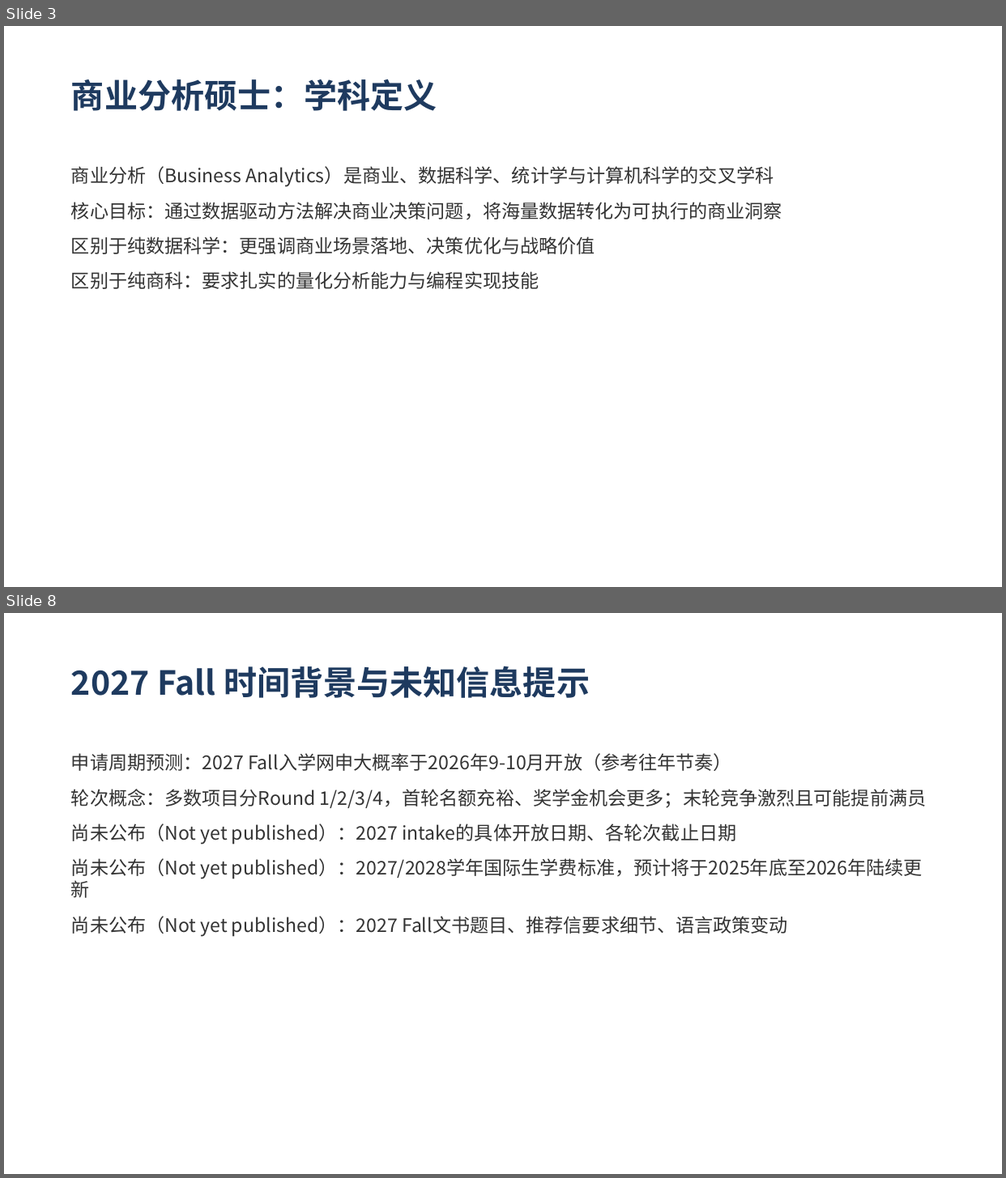
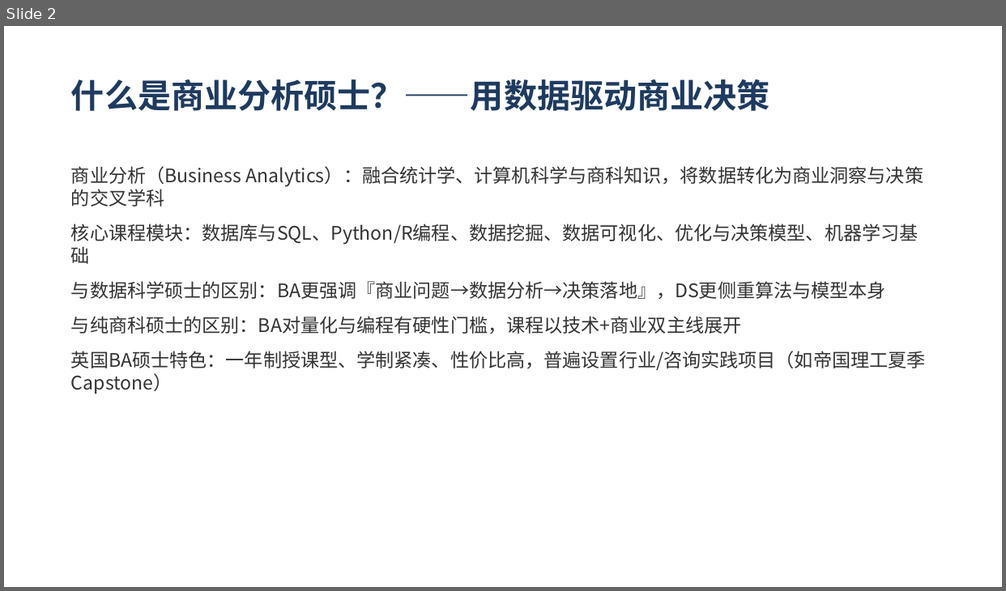
Before and after one commit to SunJenry/PPT_Generator, a slide deck: demo/demo1.pptx. Shown one above the other, each under a label of ours: slides 3 and 8 before the commit, slide 2 after it; the slides between them are not shown. The pictures are 1006x1178 and 1006x591 pixels, drawn with LibreOffice and Linux fonts; fonts in the diff are those of the drawing. Boxes give left, top, right and bottom in pixels: in the first picture for what was removed or moved away, otherwise in the second. Text is boxed around its words. In the diff, an @@ line names an element or a change of style, - is before the commit and + after.

```diff
--- a/demo/demo1.pptx
+++ b/demo/demo1.pptx
@@ slide 8 removed at (x1=4, y1=613, x2=1002, y2=1174), background #FFFFFF @@
@@ text removed at (x1=71, y1=666, x2=590, y2=698) @@
-2027 Fall 时间背景与未知信息提示
@@ text removed at (x1=71, y1=753, x2=926, y2=936) @@
-申请周期预测：2027 Fall入学网申大概率于2026年9-10月开放（参考往年节奏）
-轮次概念：多数项目分Round 1/2/3/4，首轮名额充裕、奖学金机会更多；末轮竞争激烈且可能提前满员
-尚未公布（Not yet published）：2027 intake的具体开放日期、各轮次截止日期
-尚未公布（Not yet published）：2027/2028学年国际生学费标准，预计将于2025年底至2026年陆续更新
-尚未公布（Not yet published）：2027 Fall文书题目、推荐信要求细节、语言政策变动
@@ what was slide 3 is now slide 2 @@
@@ slide 2 changed as well @@
@@ text at (x1=71, y1=79, x2=770, y2=111): text changed @@
-商业分析硕士：学科定义
+什么是商业分析硕士？——用数据驱动商业决策
@@ text at (x1=71, y1=166, x2=926, y2=395): text changed @@
-商业分析（Business Analytics）是商业、数据科学、统计学与计算机科学的交叉学科
-核心目标：通过数据驱动方法解决商业决策问题，将海量数据转化为可执行的商业洞察
-区别于纯数据科学：更强调商业场景落地、决策优化与战略价值
-区别于纯商科：要求扎实的量化分析能力与编程实现技能
+商业分析（Business Analytics）：融合统计学、计算机科学与商科知识，将数据转化为商业洞察与决策的交叉学科
+核心课程模块：数据库与SQL、Python/R编程、数据挖掘、数据可视化、优化与决策模型、机器学习基础
+与数据科学硕士的区别：BA更强调『商业问题→数据分析→决策落地』，DS更侧重算法与模型本身
+与纯商科硕士的区别：BA对量化与编程有硬性门槛，课程以技术+商业双主线展开
+英国BA硕士特色：一年制授课型、学制紧凑、性价比高，普遍设置行业/咨询实践项目（如帝国理工夏季Capstone）
```
Also in this commit, not shown: 13 other slides changed, 13 slides added, 15 other slides removed.
